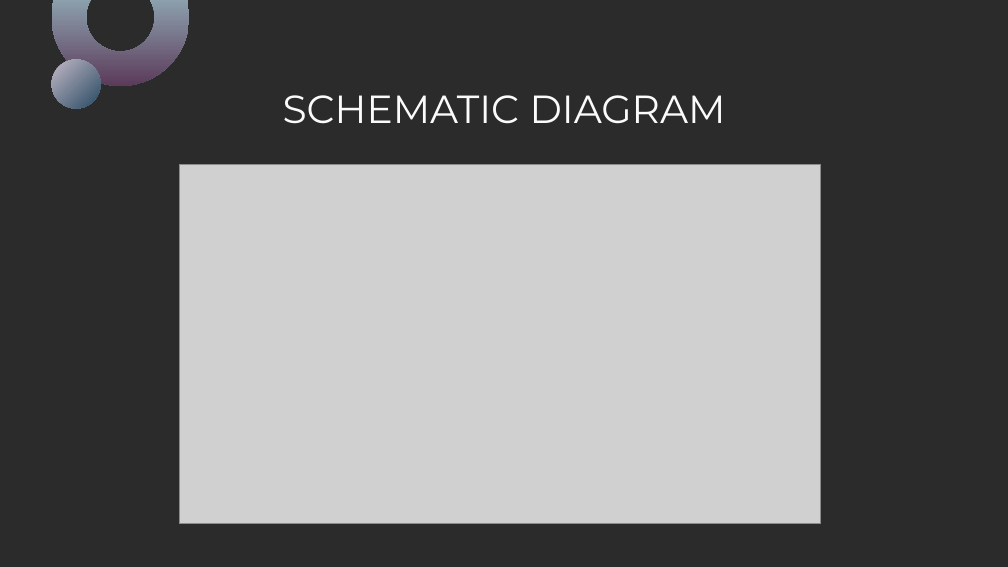
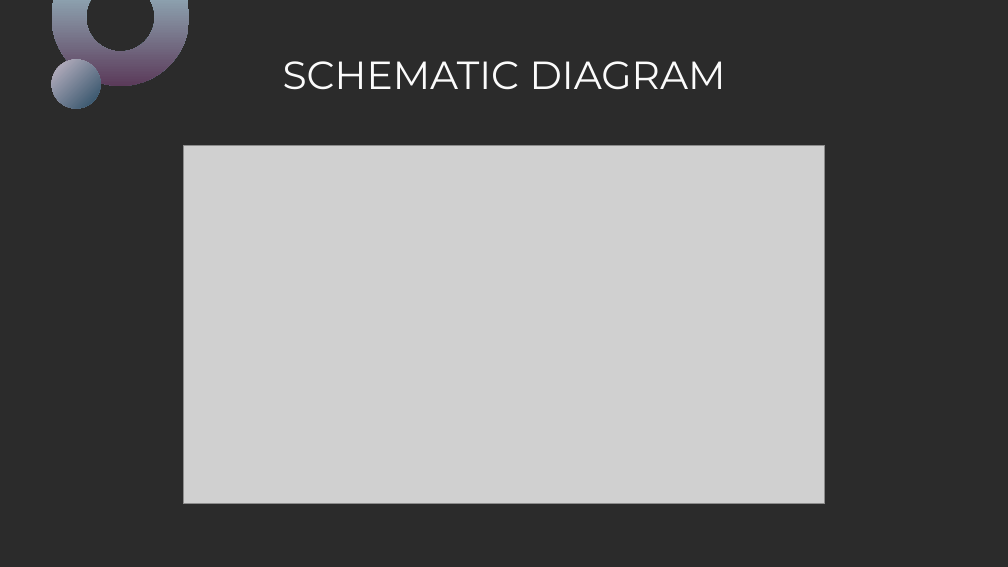
Before and after one commit to Naveen-004/NLP-assist, a slide deck: slide 11 of docs/NLP assist v5.pptx. Drawn at 1008x567 pixels with LibreOffice and Linux fonts; fonts in the diff are those of the drawing; grey boxes stand for pictures; background and template pictures are left out; a plain dark background stands for a picture behind light text. Boxes give left, top, right and bottom in pixels: in the first picture for what was removed or moved away, otherwise in the second. Text is boxed around its words. In the diff, an @@ line names an element or a change of style, - is before the commit and + after.

```diff
--- a/docs/NLP assist v5.pptx
+++ b/docs/NLP assist v5.pptx
@@ title "SCHEMATIC DIAGRAM" moved from (x1=283, y1=95, x2=726, y2=124) to (x1=283, y1=61, x2=726, y2=90) @@
@@ picture moved from (x1=179, y1=164, x2=821, y2=523) to (x1=183, y1=145, x2=825, y2=504) @@
```
Also in this commit, not shown: 1 slide added, 10 other files.
